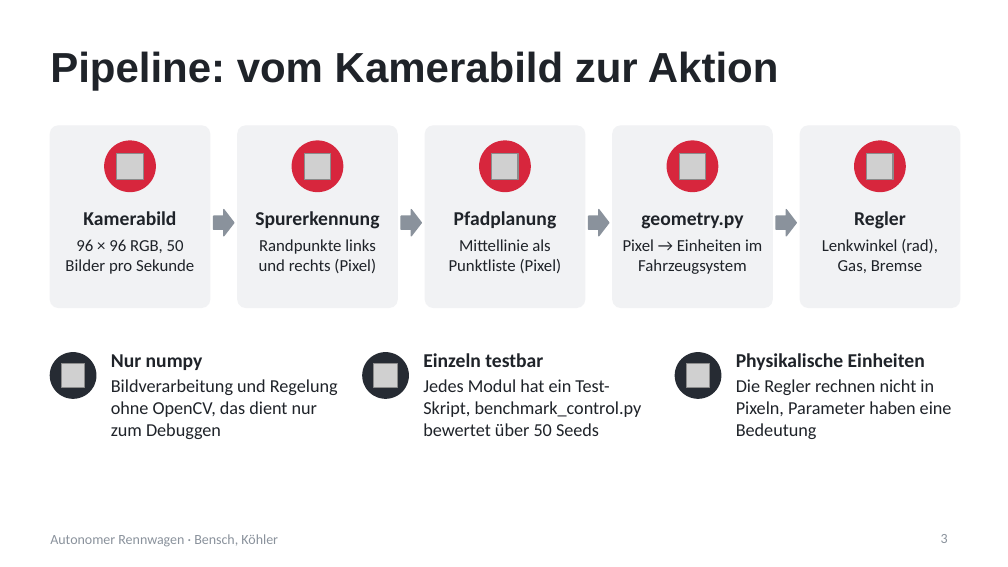
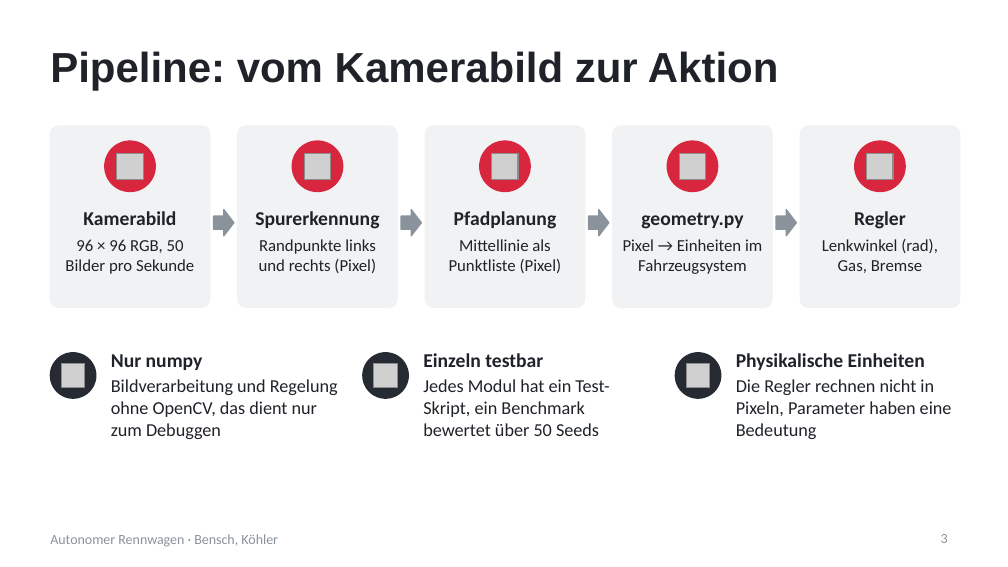
Before and after one commit to MortizK/Autonomes-Fahren-Project, a slide deck: slide 3 of docs/Abschlusspraesentation.pptx. Drawn at 1008x567 pixels with LibreOffice and Linux fonts; fonts in the diff are those of the drawing; grey boxes stand for pictures. Boxes give left, top, right and bottom in pixels: in the first picture for what was removed or moved away, otherwise in the second. Text is boxed around its words. In the diff, an @@ line names an element or a change of style, - is before the commit and + after.

```diff
--- a/docs/Abschlusspraesentation.pptx
+++ b/docs/Abschlusspraesentation.pptx
@@ text at <box>423,379,609,436</box>: text changed @@
-Jedes Modul hat ein Test-Skript, benchmark_control.py bewertet über 50 Seeds
+Jedes Modul hat ein Test-Skript, ein Benchmark bewertet über 50 Seeds
```
Also in this commit, not shown: 2 other slides changed, 13 other files.
